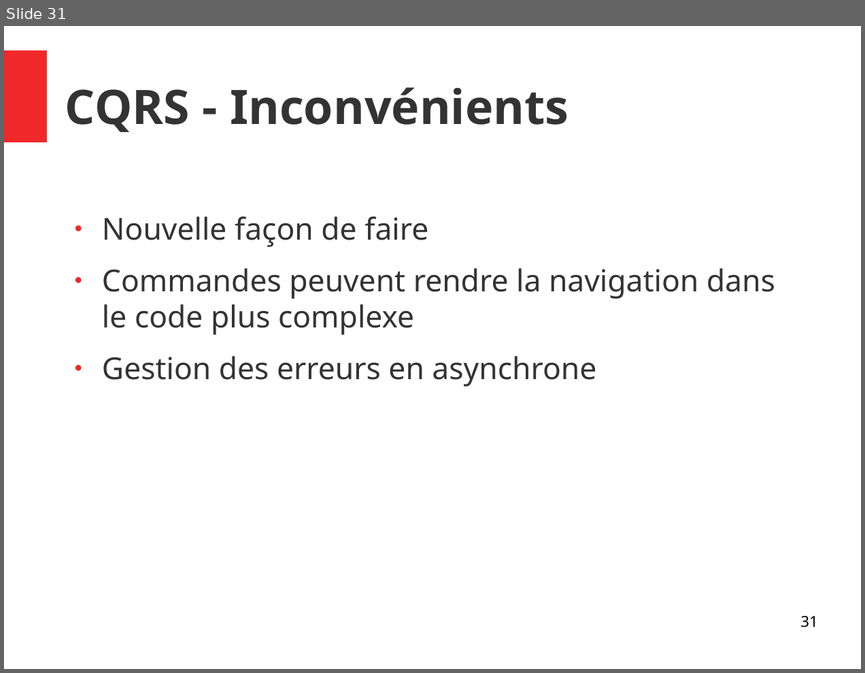
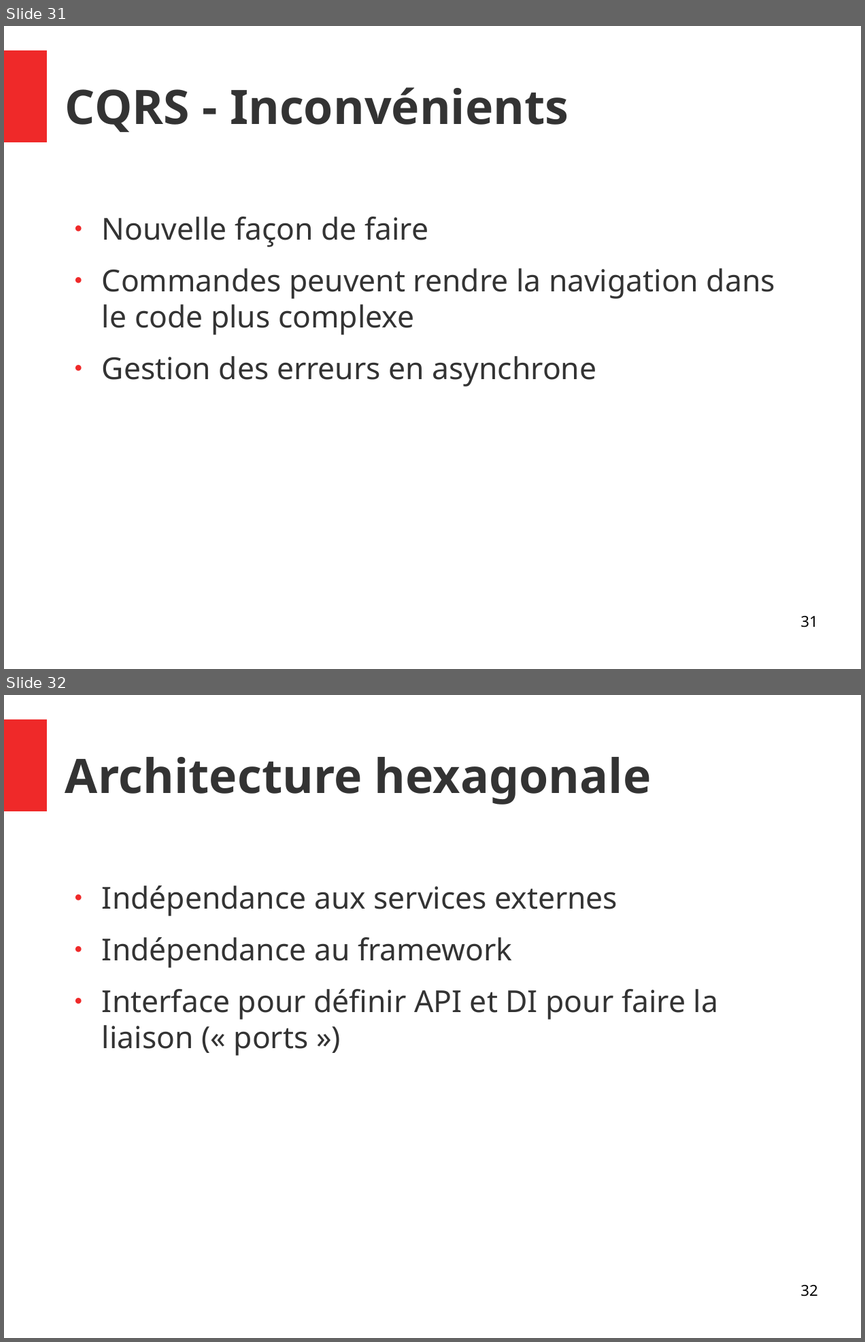
Before and after one commit to vincent4vx/mvp-poc, a slide deck: retrospective.odp. Shown one above the other, each under a label of ours: slide 31 before the commit, slides 31 and 32 after it. The pictures are 865x673 and 865x1342 pixels, drawn with LibreOffice and Linux fonts; fonts in the diff are those of the drawing. Boxes give left, top, right and bottom in pixels: in the first picture for what was removed or moved away, otherwise in the second. Text is boxed around its words. In the diff, an @@ line names an element or a change of style, - is before the commit and + after.

```diff
--- a/retrospective.odp
+++ b/retrospective.odp
@@ slide 32 added at (x1=4, y1=695, x2=861, y2=1338), background #FFFFFF; not listed: 1 template element that a slide beside it also shows @@
@@ title added at (x1=65, y1=757, x2=651, y2=804), 44 pt, text #333333, bold @@
+Architecture hexagonale
@@ text added at (x1=102, y1=885, x2=718, y2=1055), 28 pt, text #333333 @@
+● Indépendance aux services externes
+● Indépendance au framework
+● Interface pour définir API et DI pour faire la liaison (« ports »)
@@ page number added at (x1=800, y1=1285, x2=817, y2=1296), 14 pt, text #000000 @@
+32
```
Also in this commit, not shown: 1 slide changed, 7 other slides added, 11 other files.
